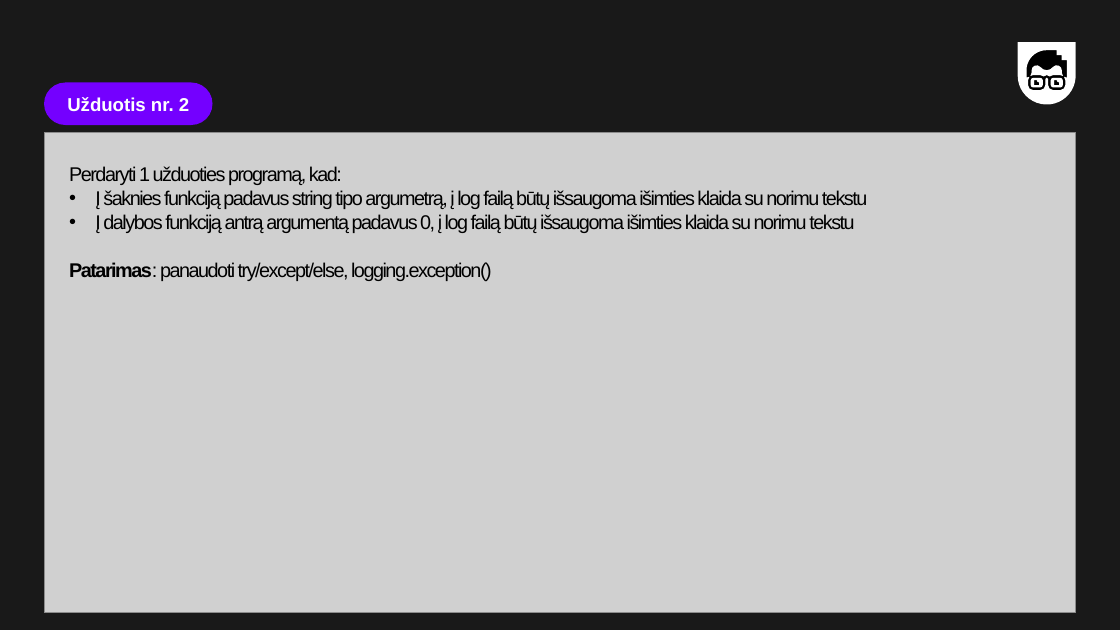
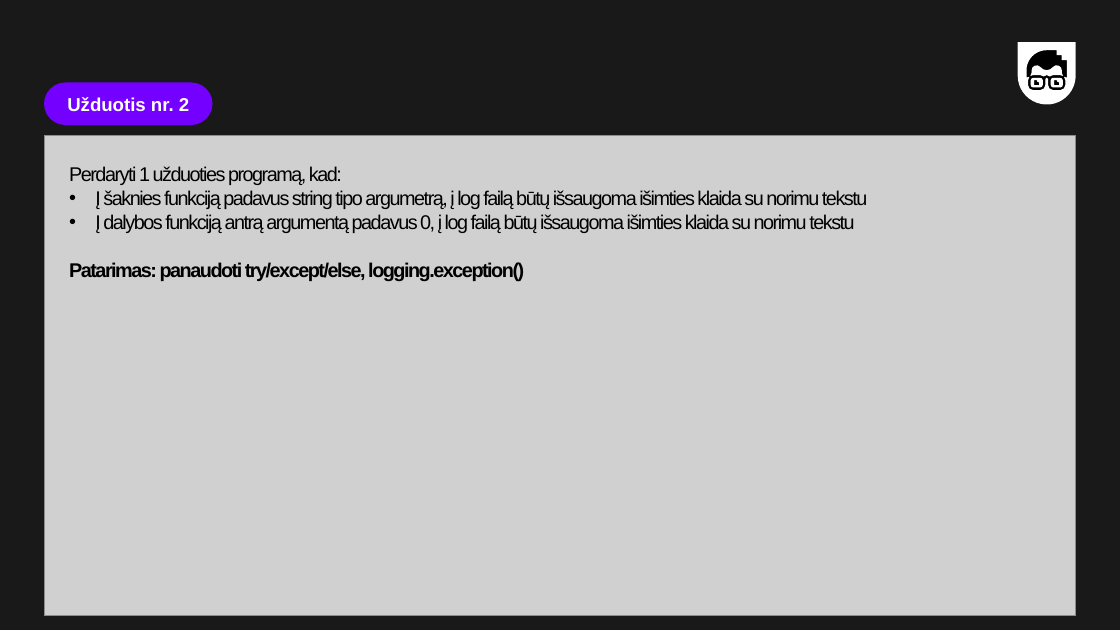
Before and after one commit to MantsSk/CA_Python, a slide deck: slide 20 of Skaidres-Medziaga/18_paskaita_Logginimas.pptx (slide 29 before the commit). Drawn at 1120x630 pixels with LibreOffice and Linux fonts; fonts in the diff are those of the drawing; grey boxes stand for pictures. Boxes give left, top, right and bottom in pixels: in the first picture for what was removed or moved away, otherwise in the second. Text is boxed around its words. In the diff, an @@ line names an element or a change of style, - is before the commit and + after.

```diff
--- a/Skaidres-Medziaga/18_paskaita_Logginimas.pptx
+++ b/Skaidres-Medziaga/18_paskaita_Logginimas.pptx
@@ picture: place and size @@
-picture at <box>44,133,1075,613</box>
+picture at <box>45,136,1076,617</box>
@@ text at <box>69,262,524,281</box>: bold on in "Patarimas: panaudoti try/except/else, logging.exception()" @@
```
Also in this commit, not shown: 7 other slides changed, 9 slides removed, 2 other files.
